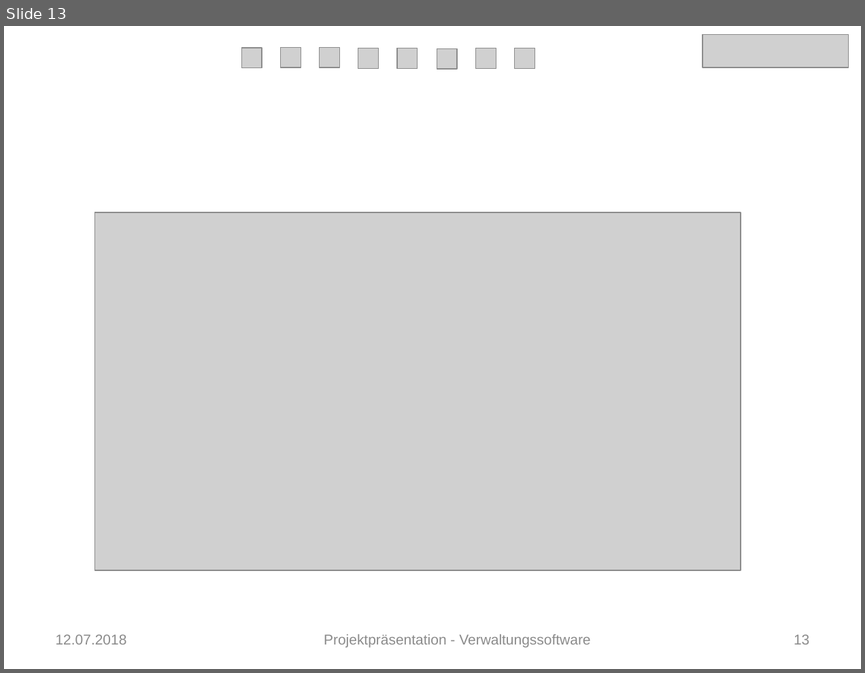
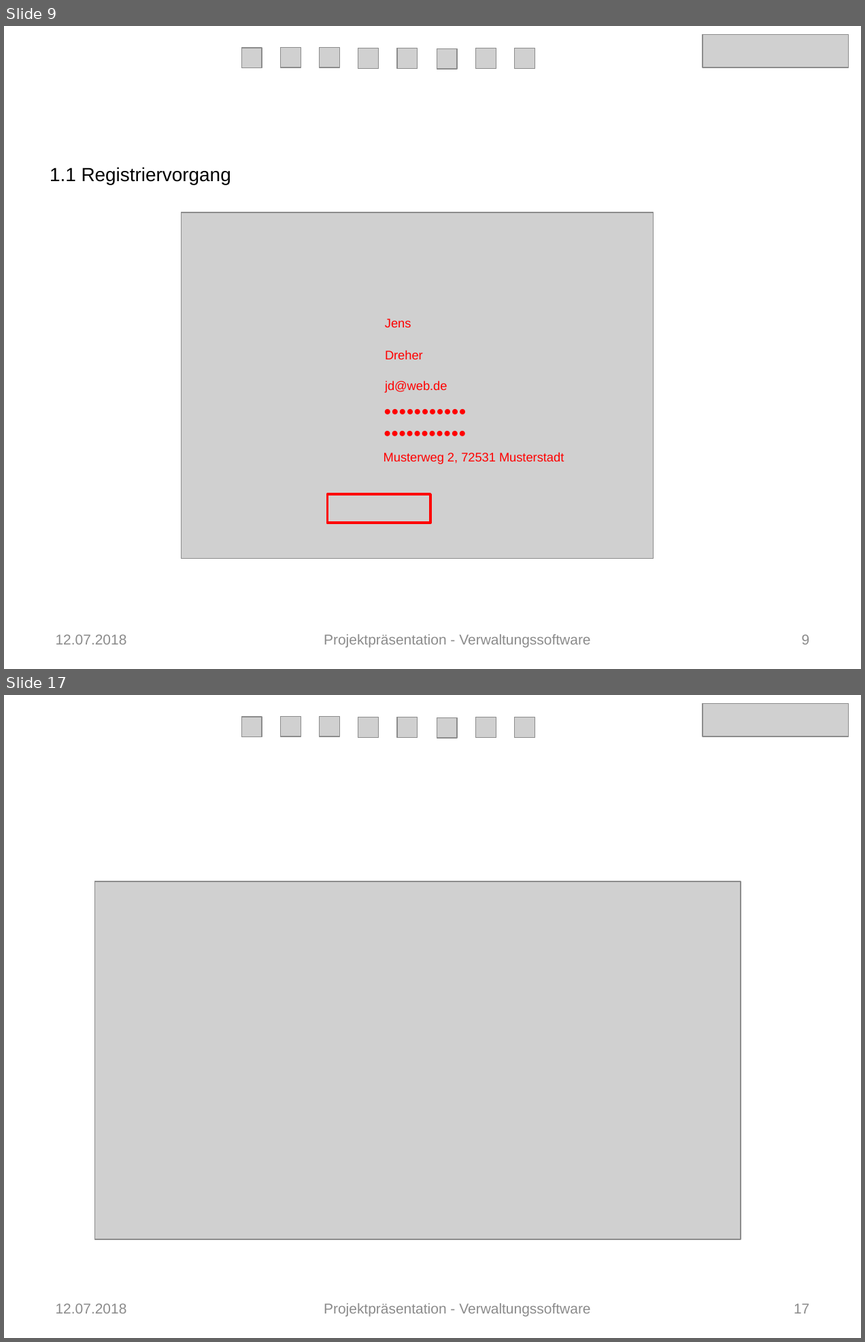
Before and after one commit to Verwaltungsprogramm/Fitnessstudio, a slide deck: Präsentation_FIT.pptx. Shown one above the other, each under a label of ours: slide 13 before the commit, slides 9 and 17 after it; the slides between them are not shown. The pictures are 865x673 and 865x1342 pixels, drawn with LibreOffice and Linux fonts; fonts in the diff are those of the drawing; grey boxes stand for pictures. Boxes give left, top, right and bottom in pixels: in the first picture for what was removed or moved away, otherwise in the second. Text is boxed around its words. In the diff, an @@ line names an element or a change of style, - is before the commit and + after.

```diff
--- a/Präsentation_FIT.pptx
+++ b/Präsentation_FIT.pptx
@@ slide 9 added at box(4, 26, 861, 669), background #FFFFFF @@
@@ picture added at box(702, 35, 848, 67) @@
@@ picture added at box(241, 48, 262, 68) @@
@@ picture added at box(281, 48, 301, 68) @@
@@ picture added at box(320, 48, 340, 68) @@
@@ picture added at box(358, 48, 379, 69) @@
@@ picture added at box(397, 48, 418, 69) @@
@@ picture added at box(436, 48, 458, 69) @@
@@ picture added at box(475, 48, 496, 69) @@
@@ picture added at box(515, 48, 535, 69) @@
@@ text added at box(50, 167, 231, 185), 16 pt, text #000000 @@
+1.1 Registriervorgang
@@ picture added at box(181, 213, 653, 558) @@
@@ text added at box(385, 318, 411, 327), 10.5 pt, text #FF0000 @@
+Jens
@@ text added at box(385, 350, 423, 359), 10.5 pt, text #FF0000 @@
+Dreher
@@ text added at box(385, 380, 447, 393), 10.5 pt, text #FF0000 @@
+jd@web.de
@@ text added at box(375, 399, 514, 422), 10.5 pt, text #FF0000 @@
+●●●●●●●●●●●
@@ text added at box(375, 421, 514, 445), 10.5 pt, text #FF0000 @@
+●●●●●●●●●●●
@@ text added at box(383, 452, 564, 464), 10.5 pt, text #FF0000 @@
+Musterweg 2, 72531 Musterstadt
@@ rectangle added at box(327, 494, 430, 523), outline #FF0000 2 pt @@
@@ text added at box(56, 634, 127, 644), 12 pt, text #8C8C8C @@
+12.07.2018
@@ text added at box(324, 634, 590, 647), 12 pt, text #8C8C8C @@
+Projektpräsentation - Verwaltungssoftware
@@ page number added at box(802, 634, 810, 644), 12 pt, text #8C8C8C @@
+9
@@ what was slide 13 is now slide 17 @@
@@ page number at box(793, 1303, 809, 1313): text changed @@
-13
+17
```
Also in this commit, not shown: 14 slides changed, 10 other slides added.
